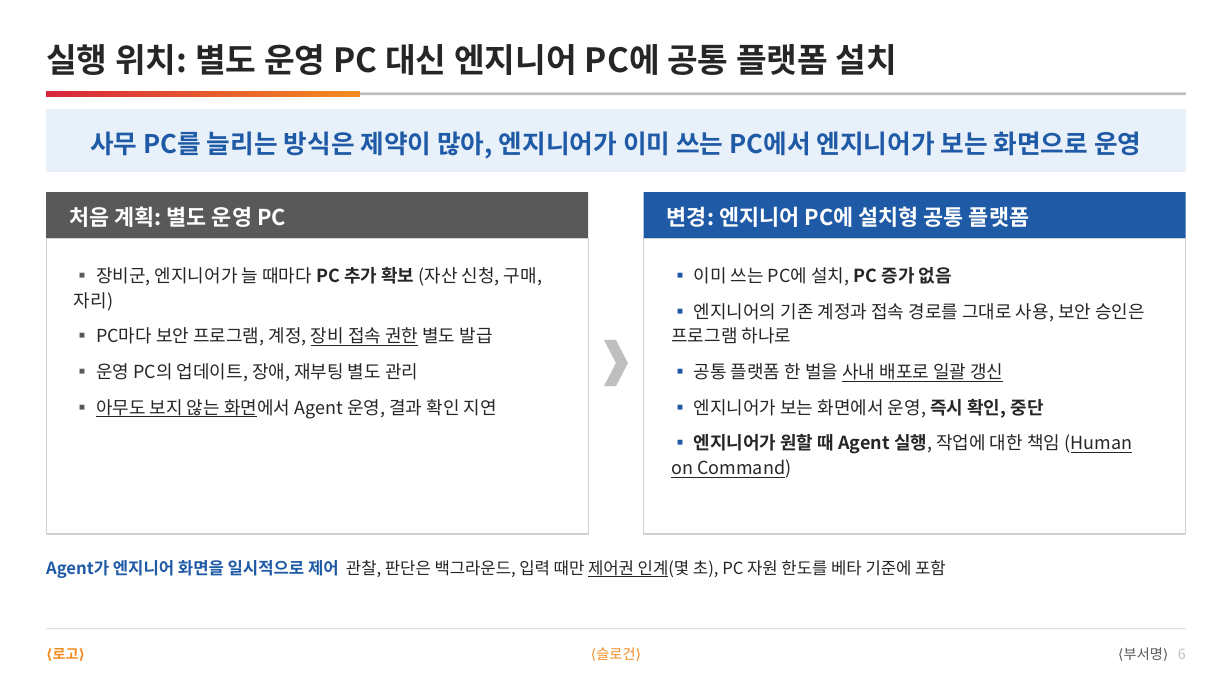
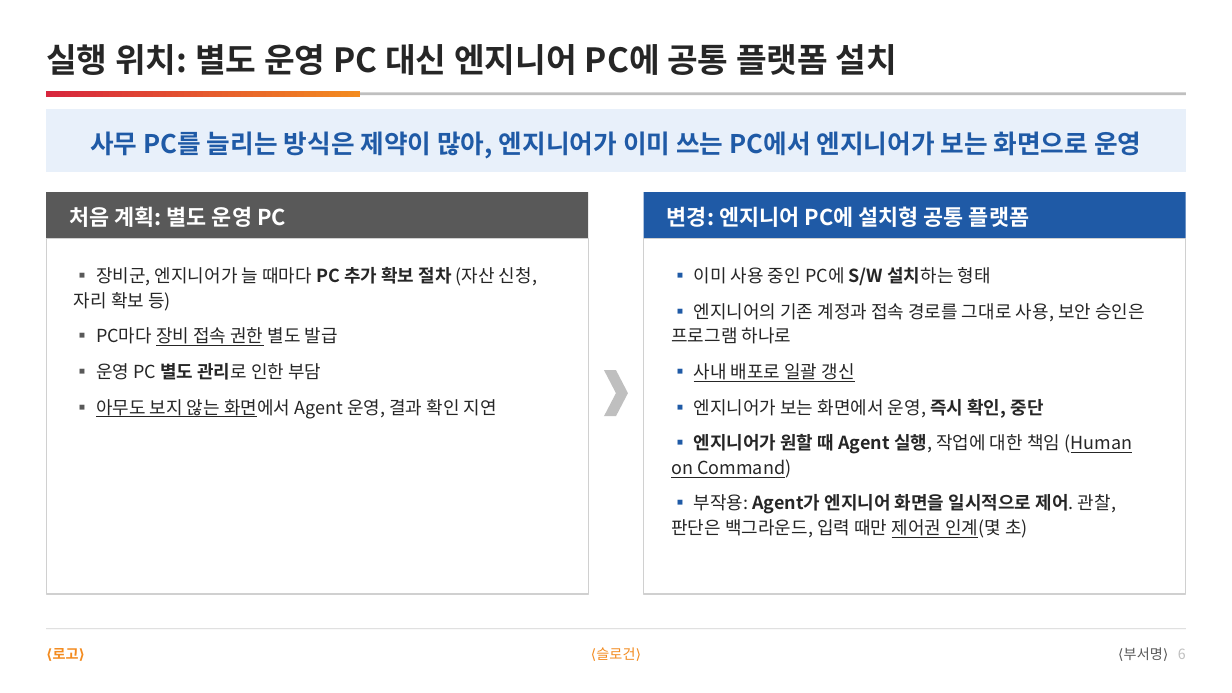
Before and after one commit to DarrenKoi/pm_notes, a slide deck: slide 6 of my-task/arc-tf/deliverables/arc-tf-proposal.pptx. Drawn at 1232x693 pixels with LibreOffice and Linux fonts; fonts in the diff are those of the drawing. Boxes give left, top, right and bottom in pixels: in the first picture for what was removed or moved away, otherwise in the second. Text is boxed around its words. In the diff, an @@ line names an element or a change of style, - is before the commit and + after.

```diff
--- a/my-task/arc-tf/deliverables/arc-tf-proposal.pptx
+++ b/my-task/arc-tf/deliverables/arc-tf-proposal.pptx
@@ rectangle: place and size @@
-rectangle at [46,238,589,534]
+rectangle at [46,238,589,594]
@@ rectangle: place and size @@
-rectangle at [644,238,1187,534]
+rectangle at [644,238,1187,594]
@@ text at [74,267,537,380]: text changed @@
-▪ 장비군, 엔지니어가 늘 때마다 PC 추가 확보 (자산 신청, 구매, 자리)
-▪ PC마다 보안 프로그램, 계정, 장비 접속 권한 별도 발급
-▪ 운영 PC의 업데이트, 장애, 재부팅 별도 관리
+▪ 장비군, 엔지니어가 늘 때마다 PC 추가 확보 절차 (자산 신청, 자리 확보 등)
+▪ PC마다 장비 접속 권한 별도 발급
+▪ 운영 PC 별도 관리로 인한 부담
@@ text at [694,267,991,286]: text changed @@
-▪ 이미 쓰는 PC에 설치, PC 증가 없음
+▪ 이미 사용 중인 PC에 S/W 설치하는 형태
@@ chevron: place and size @@
-chevron at [604,340,628,386]
+chevron at [604,370,628,416]
@@ text at [694,363,854,382]: text changed @@
-▪ 공통 플랫폼 한 벌을 사내 배포로 일괄 갱신
+▪ 사내 배포로 일괄 갱신
@@ text at [671,494,1116,538]: paragraph added @@
+▪ 부작용: Agent가 엔지니어 화면을 일시적으로 제어. 관찰, 판단은 백그라운드, 입력 때만 제어권 인계(몇 초)
@@ text removed at [46,560,946,578] @@
-Agent가 엔지니어 화면을 일시적으로 제어 관찰, 판단은 백그라운드, 입력 때만 제어권 인계(몇 초), PC 자원 한도를 베타 기준에 포함
```
Also in this commit, not shown: 1 other slide changed, 10 other files.
